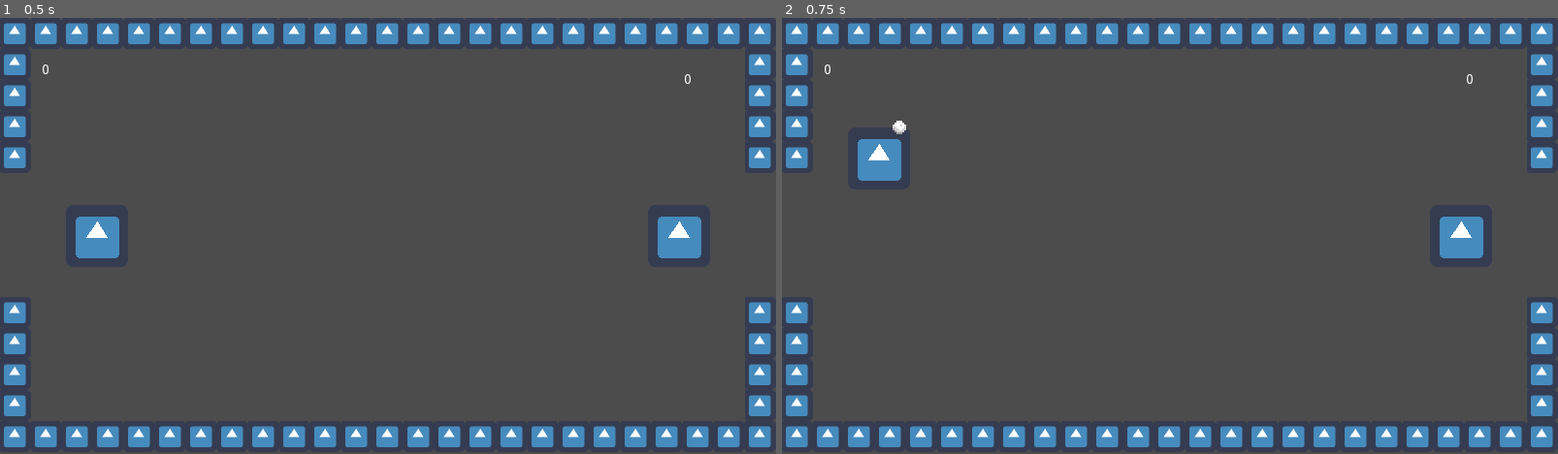
Above: before the commit, frames 1-2 (left to right).
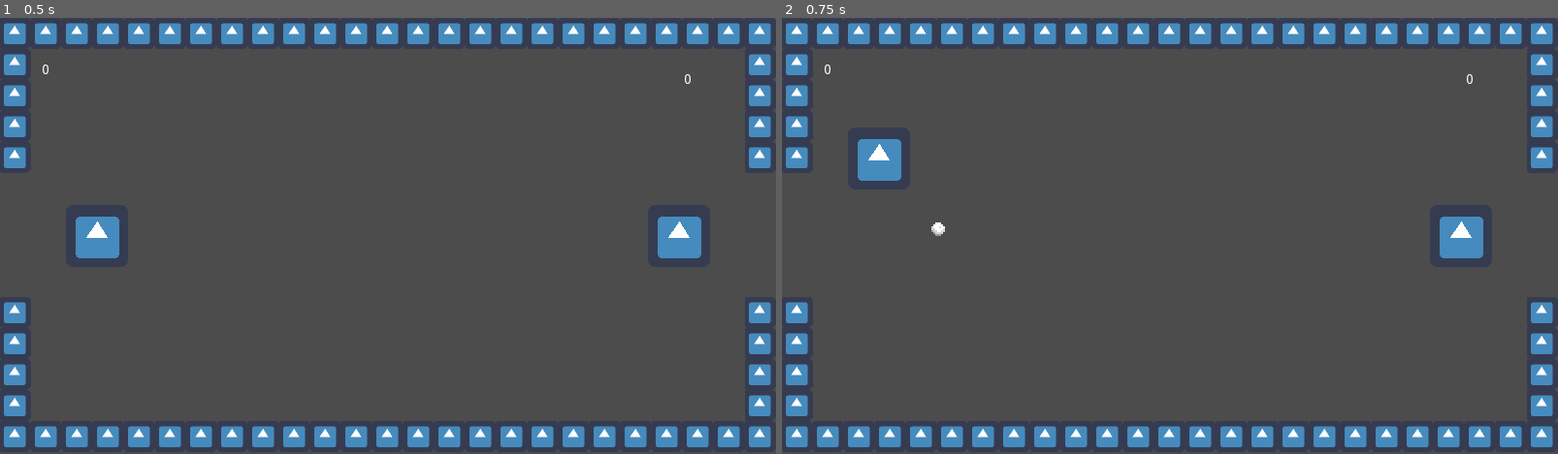
Above: after the commit, the same moments.

Repository: BPawlikowsky/DBKnightz
Game: Godot game, scene res://scenes/Arena.tscn
The game is run twice, just before and just after one commit, with the same random seed, the same clock (stepped at 60 frames per second) and the same inputs. The engine's default icon, where the game draws it, is replaced by a stand-in: a white triangle on a blue panel in a dark square.
Inputs:
- Up to frame 1 (0.5 s): no input
- Up to frame 2 (0.75 s): tap Enter (ui_accept) at 0.5 s; hold Up (ui_up) from 0.53 s (still down)

Frame 1 is identical in both runs. In frame 2, less than 0.1% of the frame differs, in the area x 14-21%, y 23-50%.

Commit message:
Balls work, score works, both players are up, Shield missing

Diff:
--- a/scenes/Arena.tscn
+++ b/scenes/Arena.tscn
@@ -34,6 +34,8 @@
 tile_set = SubResource( 2 )
 collision_friction = 0.0
 collision_bounce = 1.0
+collision_layer = 3
+collision_mask = 3
 format = 1
 tile_data = PoolIntArray( 0, 0, 0, 1, 0, 0, 2, 0, 0, 3, 0, 0, 4, 0, 0, 5, 0, 0, 6, 0, 0, 7, 0, 0, 8, 0, 0, 9, 0, 0, 10, …(775 unchanged characters)…
 
--- a/scenes/Ball.gd
+++ b/scenes/Ball.gd
@@ -9,7 +9,9 @@
 		linear_velocity = Vector2(-speed, 0)
 
 
+
 func _process(delta):
+
 	if global_position.x > get_viewport_rect().size.x + 10:
 		get_parent().get_parent().get_node("Player01").set_score(get_parent().get_parent().get_node("Player01").get_score() + 1)
 		queue_free()
--- a/scenes/Ball.tscn
+++ b/scenes/Ball.tscn
@@ -13,6 +13,9 @@
 [node name="Ball" type="RigidBody2D" groups=[
 "balls",
 ]]
+z_index = 1
+collision_layer = 2
+collision_mask = 2
 mode = 2
 physics_material_override = SubResource( 1 )
 gravity_scale = 0.0
Not shown, added: DodgeBallKnights.z01
Not shown, added: DodgeBallKnights.z02
Not shown, added: DodgeBallKnights.zip
